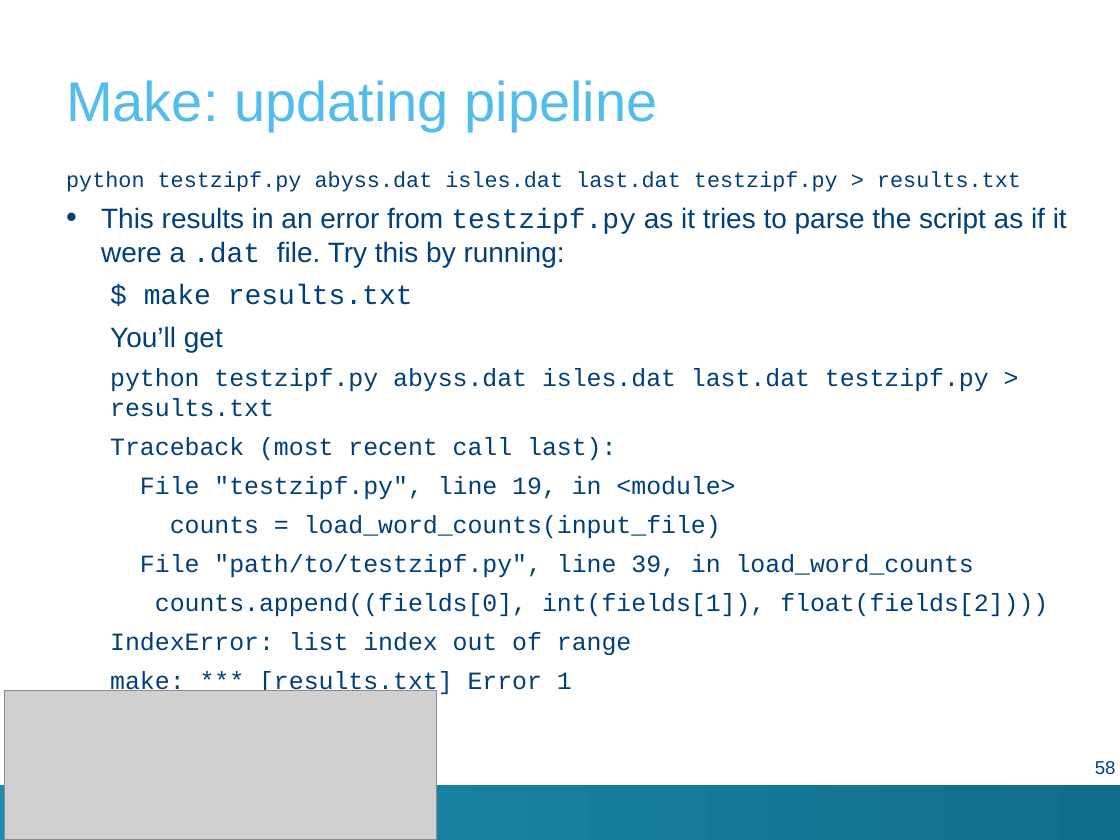
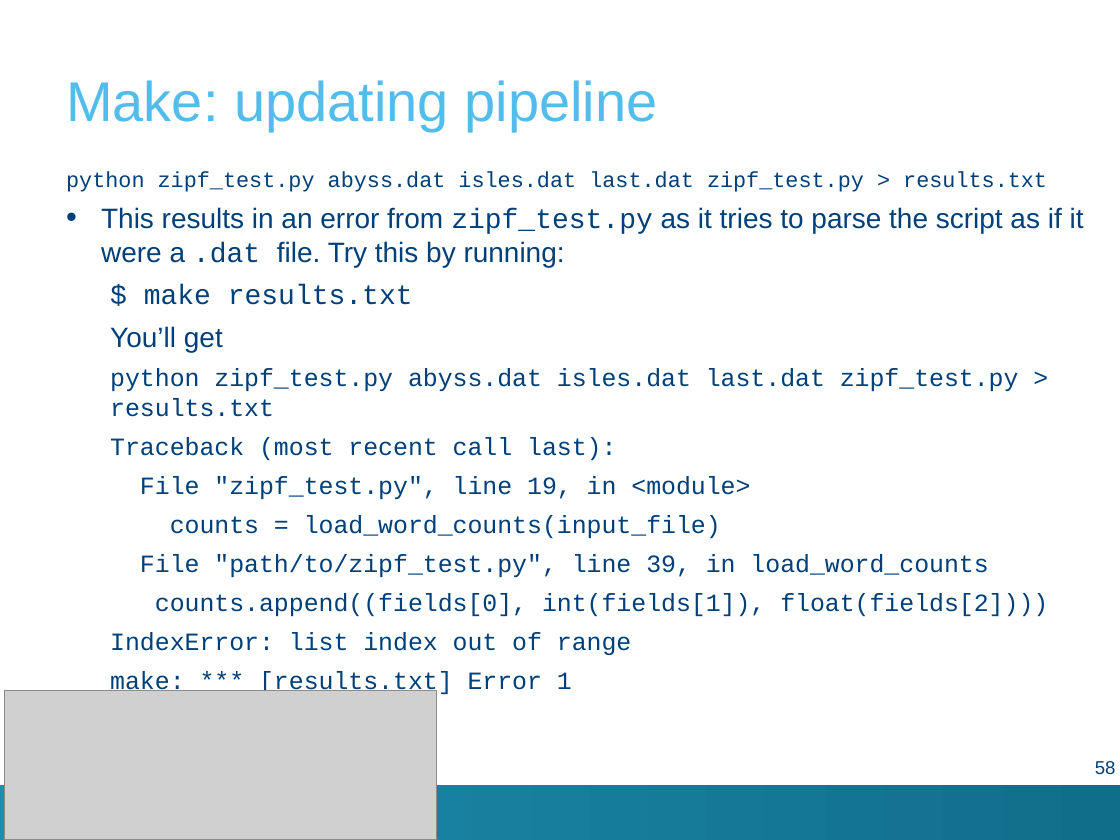
Before and after one commit to hpcleuven/Makefile-intro, a slide deck: slide 58 of Make.pptx. Drawn at 1120x840 pixels with LibreOffice and Linux fonts; fonts in the diff are those of the drawing; grey boxes stand for pictures; background and template pictures are left out. Boxes give left, top, right and bottom in pixels: in the first picture for what was removed or moved away, otherwise in the second. Text is boxed around its words. In the diff, an @@ line names an element or a change of style, - is before the commit and + after.

```diff
--- a/Make.pptx
+++ b/Make.pptx
@@ text at (66,171,1084,267): text changed; font Arial to Courier New @@
-python testzipf.py abyss.dat isles.dat last.dat testzipf.py > results.txt
-• This results in an error from testzipf.py as it tries to parse the script as if it were a .dat file. Try this by running:
+python zipf_test.py abyss.dat isles.dat last.dat zipf_test.py > results.txt
+• This results in an error from zipf_test.py as it tries to parse the script as if it were a .dat file. Try this by running:
@@ text at (110,368,1019,417): text changed @@
-  python testzipf.py abyss.dat isles.dat last.dat testzipf.py > results.txt
+  python zipf_test.py abyss.dat isles.dat last.dat zipf_test.py > results.txt
@@ text at (140,476,750,499): text changed @@
-  File "testzipf.py", line 19, in <module>
+  File "zipf_test.py", line 19, in <module>
@@ text at (140,554,988,577): text changed @@
-  File "path/to/testzipf.py", line 39, in load_word_counts
+  File "path/to/zipf_test.py", line 39, in load_word_counts
```
Also in this commit, not shown: 55 other slides changed, 1 other file.
